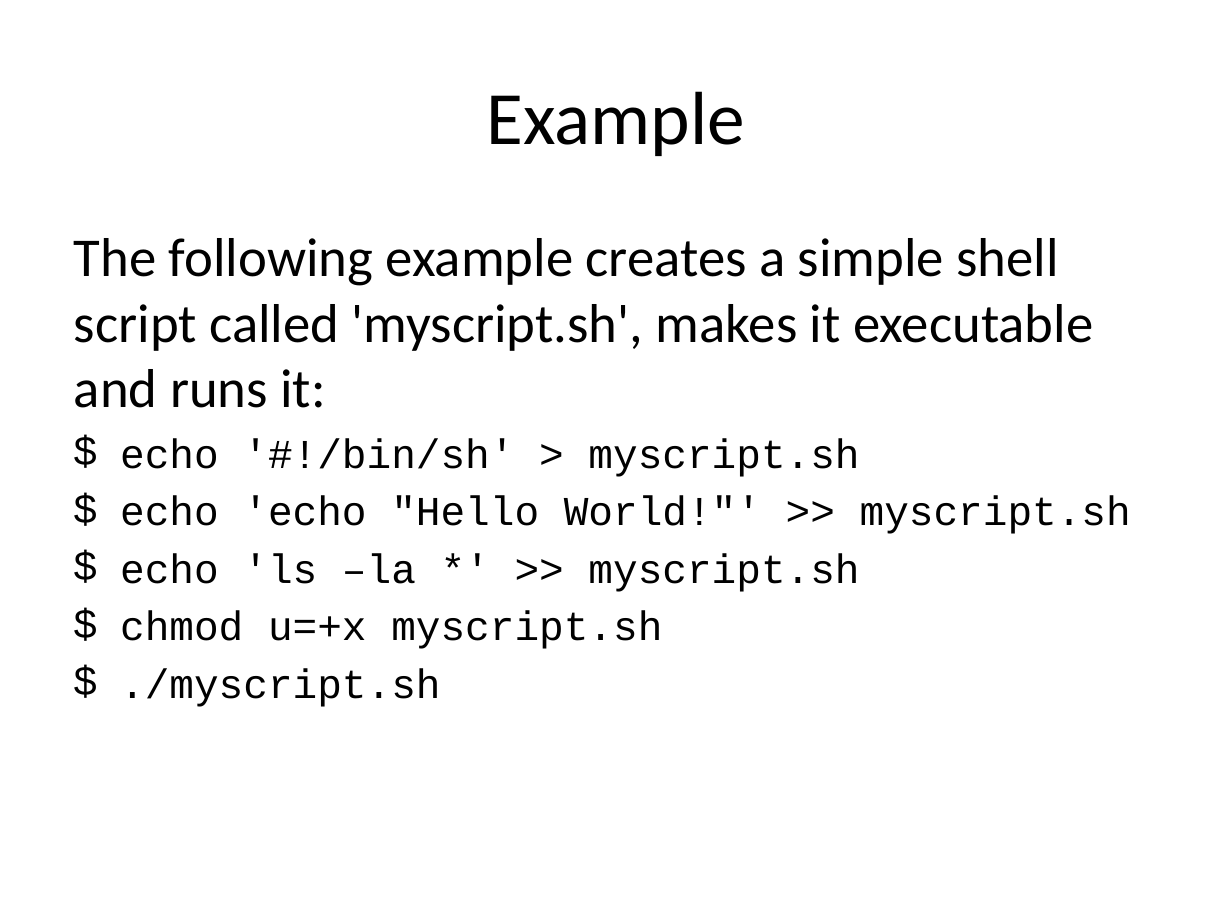
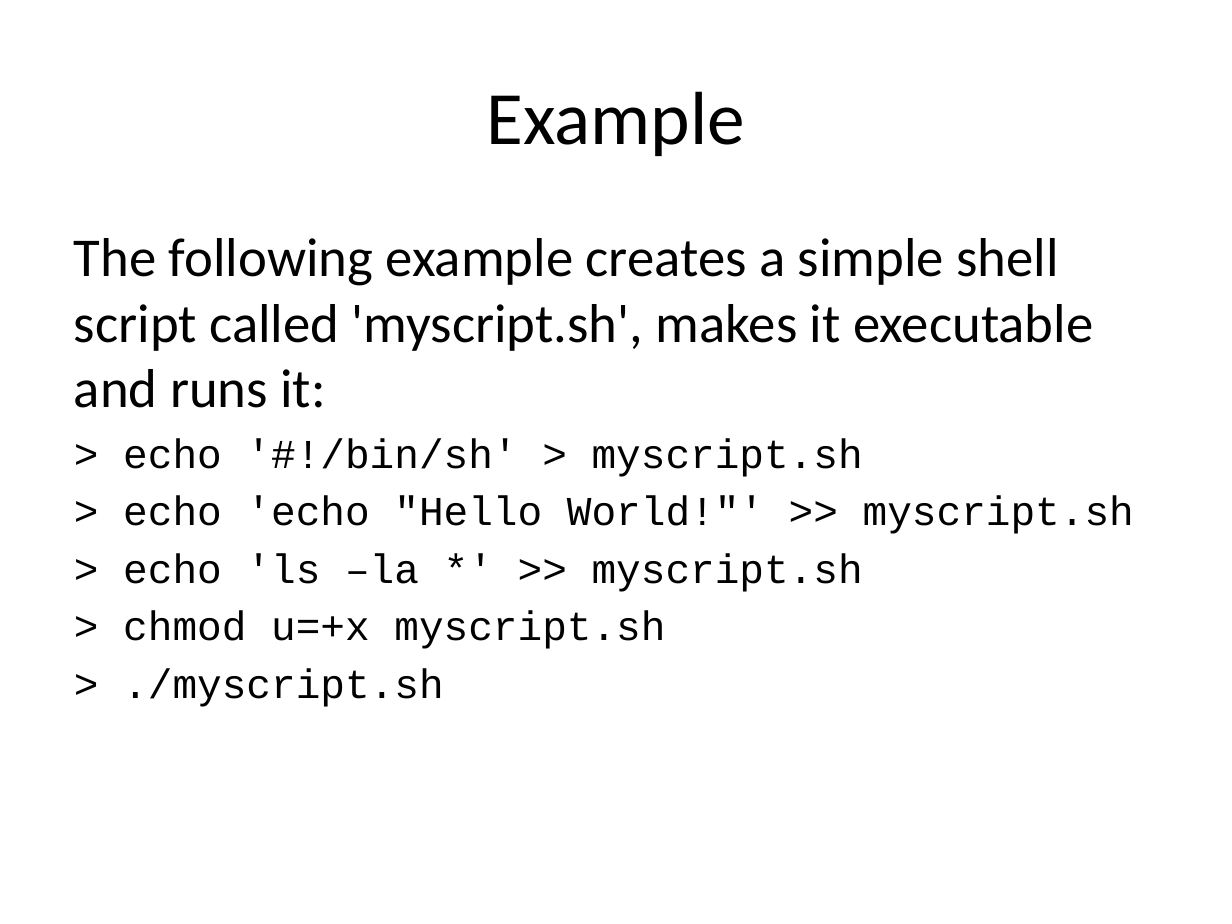
Before and after one commit to naturalis/arangs, a slide deck: slide 8 of doc/slides/day2/session1/CLIScripting.pptx. Drawn at 1232x924 pixels with LibreOffice and Linux fonts; fonts in the diff are those of the drawing. Boxes give left, top, right and bottom in pixels: in the first picture for what was removed or moved away, otherwise in the second. Text is boxed around its words. In the diff, an @@ line names an element or a change of style, - is before the commit and + after.

```diff
--- a/doc/slides/day2/session1/CLIScripting.pptx
+++ b/doc/slides/day2/session1/CLIScripting.pptx
@@ text at [123, 438, 1134, 707]: text changed @@
-$ echo '#!/bin/sh' > myscript.sh
-$ echo 'echo "Hello World!"' >> myscript.sh
-$ echo 'ls –la *' >> myscript.sh
-$ chmod u=+x myscript.sh
-$ ./myscript.sh
+> echo '#!/bin/sh' > myscript.sh
+> echo 'echo "Hello World!"' >> myscript.sh
+> echo 'ls –la *' >> myscript.sh
+> chmod u=+x myscript.sh
+> ./myscript.sh
```
Also in this commit, not shown: 7 other slides changed, 4 other files.
